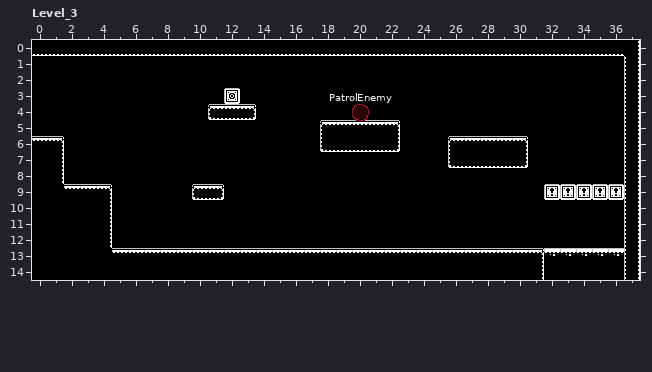
An edit to a level. LDtk project, source/Levels/World.ldtk. The first picture shows the starting point.
Cells are 16x16 px. Shown: Level_3 x 0..37, y 0..14. The commit also changed other parts of the map, which this record leaves out.
After:
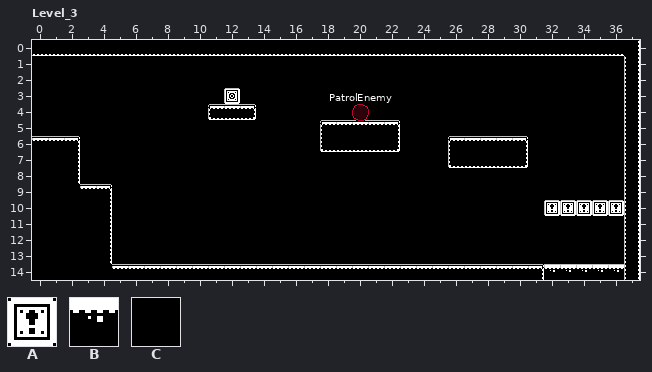
Key: from "Monochrome_tilemap_packed_tabl": A 7, B 116; from "Walls": C 1 "solid".
_ is an empty cell.
Objects are placed by their top-left corner, in cells (3,4 is the top-left corner of cell 3,4); size is 1x1 cell unless given.
Tiles replaced or removed in this view: C.
Edits made:
Changed rows in their new state; . is an unchanged cell.
Layer "Walls":
first column x 2:
 6 C.........
 7 C.........
 8 C.........
 9 ........__
first column x 5:
13 ___________________________
Layer "Entities":
added: A "SwitchDoor" at 36,10
added: A "SwitchDoor" at 35,10
added: A "SwitchDoor" at 34,10
added: A "SwitchDoor" at 33,10
added: A "SwitchDoor" at 32,10
added: B "Breakable" at 32,14
added: B "Breakable" at 34,14
added: B "Breakable" at 33,14
added: B "Breakable" at 35,14
added: B "Breakable" at 36,14
removed: B "Breakable" at 36,13
removed: B "Breakable" at 35,13
removed: B "Breakable" at 34,13
removed: B "Breakable" at 33,13
removed: B "Breakable" at 32,13
removed: A "SwitchDoor" at 34,9
removed: A "SwitchDoor" at 33,9
removed: A "SwitchDoor" at 32,9
removed: A "SwitchDoor" at 35,9
removed: A "SwitchDoor" at 36,9
